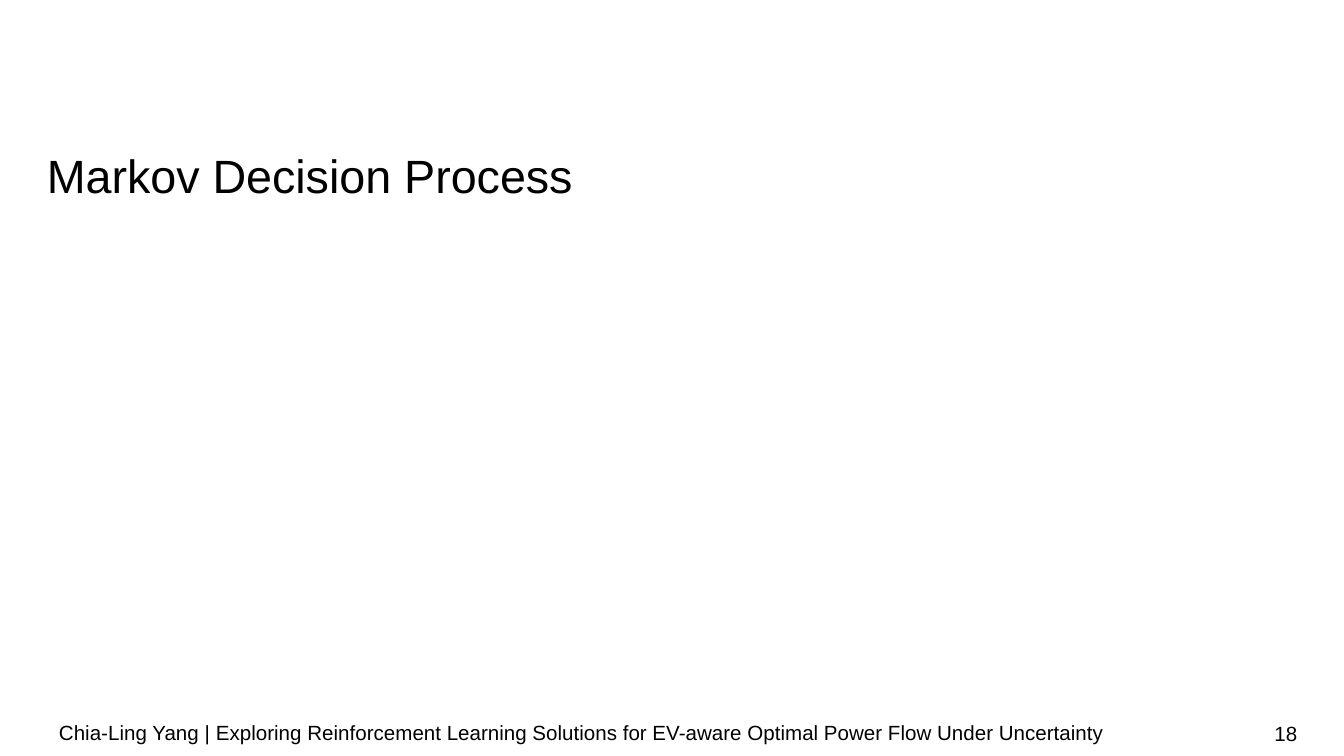
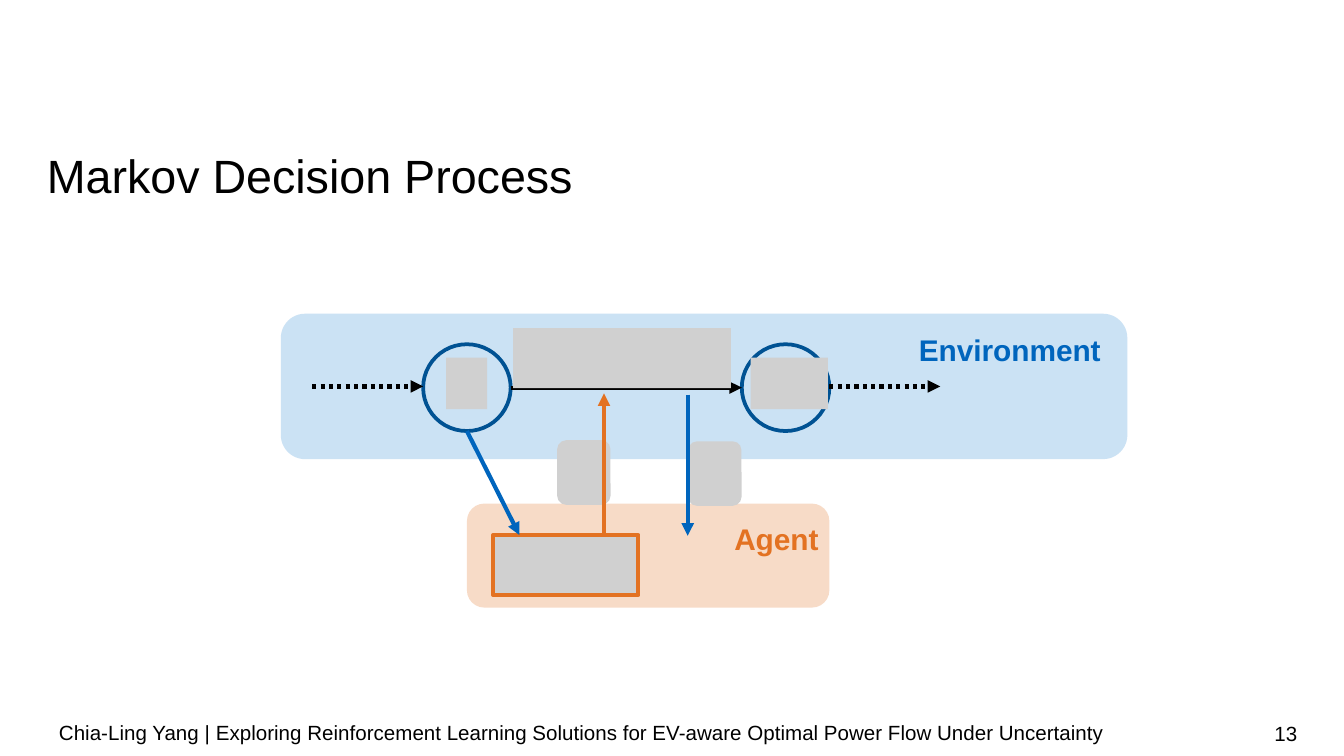
Before and after one commit to chialingyang7718/RL_OPF_EVaware, a slide deck: slide 13 of Mid-term Presentation.pptx (slide 18 before the commit). Drawn at 1344x756 pixels with LibreOffice and Linux fonts; fonts in the diff are those of the drawing; grey boxes stand for pictures; background and template pictures are left out. Boxes give left, top, right and bottom in pixels: in the first picture for what was removed or moved away, otherwise in the second. Text is boxed around its words. In the diff, an @@ line names an element or a change of style, - is before the commit and + after.

```diff
--- a/Mid-term Presentation.pptx
+++ b/Mid-term Presentation.pptx
@@ group added at bbox=[281, 313, 1128, 607]: 6 pictures, 6 arrows, 2 rounded rectangles, 2 texts, 2 ellipses @@
+Environment
+Agent
@@ page number at bbox=[1274, 726, 1297, 742]: text changed @@
-18
+13
```
Also in this commit, not shown: 4 other slides changed, 1 slide added, 3 slides removed, 1 other file.
